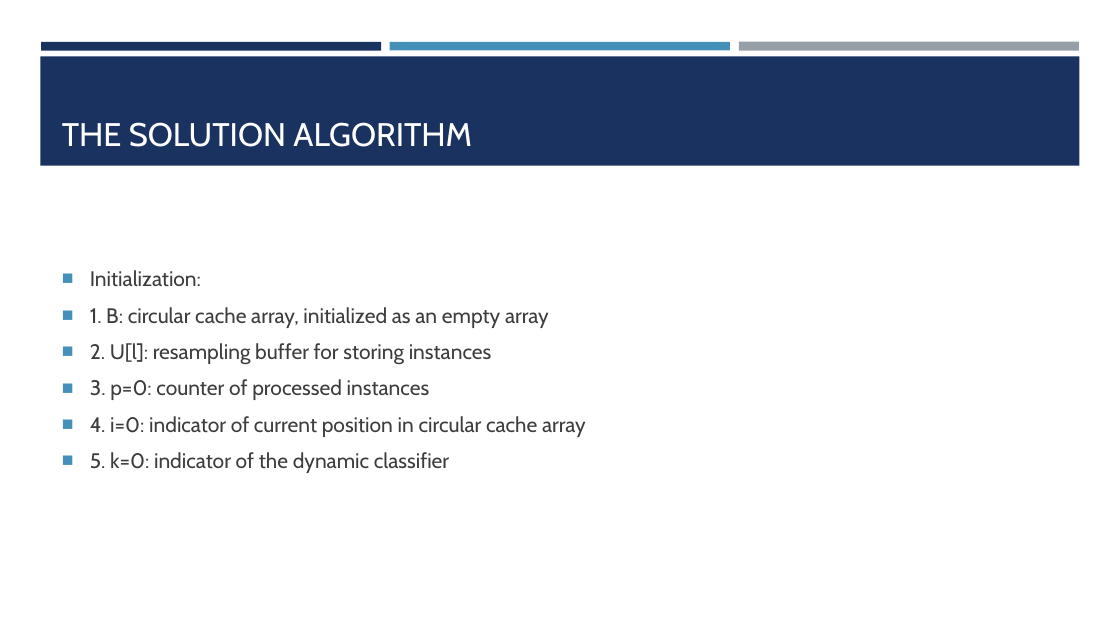
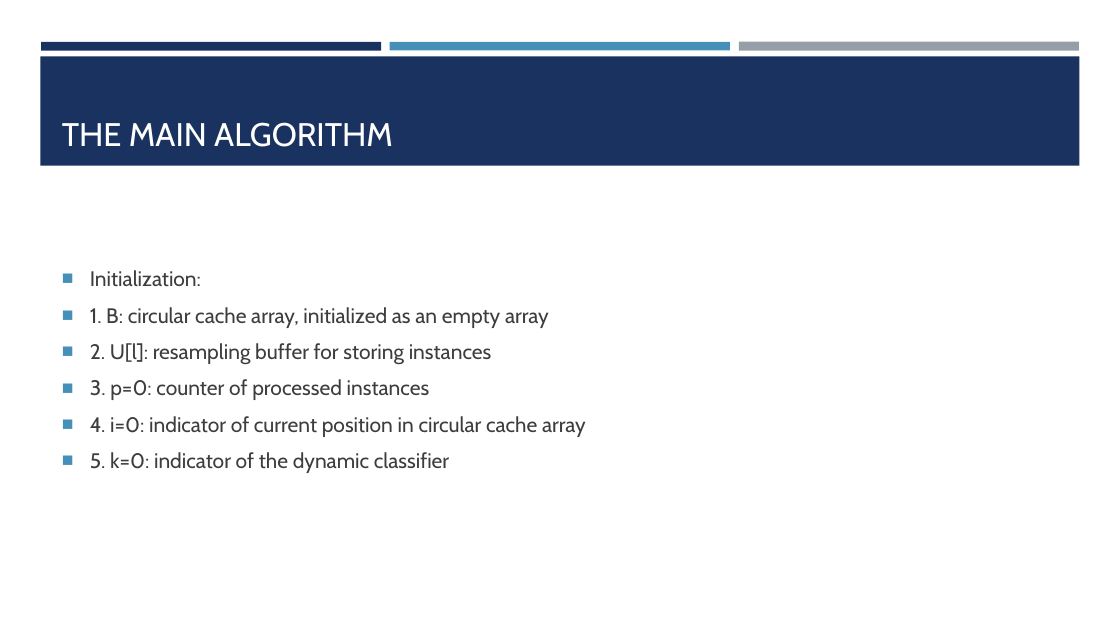
Before and after one commit to elte-dsd/assignments-jawdat23, a slide deck: slide 6 of data stream mining projct/Presentation.pptx. Drawn at 1120x630 pixels with LibreOffice and Linux fonts; fonts in the diff are those of the drawing. Boxes give left, top, right and bottom in pixels: in the first picture for what was removed or moved away, otherwise in the second. Text is boxed around its words. In the diff, an @@ line names an element or a change of style, - is before the commit and + after.

```diff
--- a/data stream mining projct/Presentation.pptx
+++ b/data stream mining projct/Presentation.pptx
@@ title at bbox=[62, 122, 393, 147]: text changed @@
-THE SOLUTION ALGORITHM
+THE MAIN ALGORITHM
```
Also in this commit, not shown: 1 other slide changed, 14 slides added, 3 slides removed, 1 other file.
